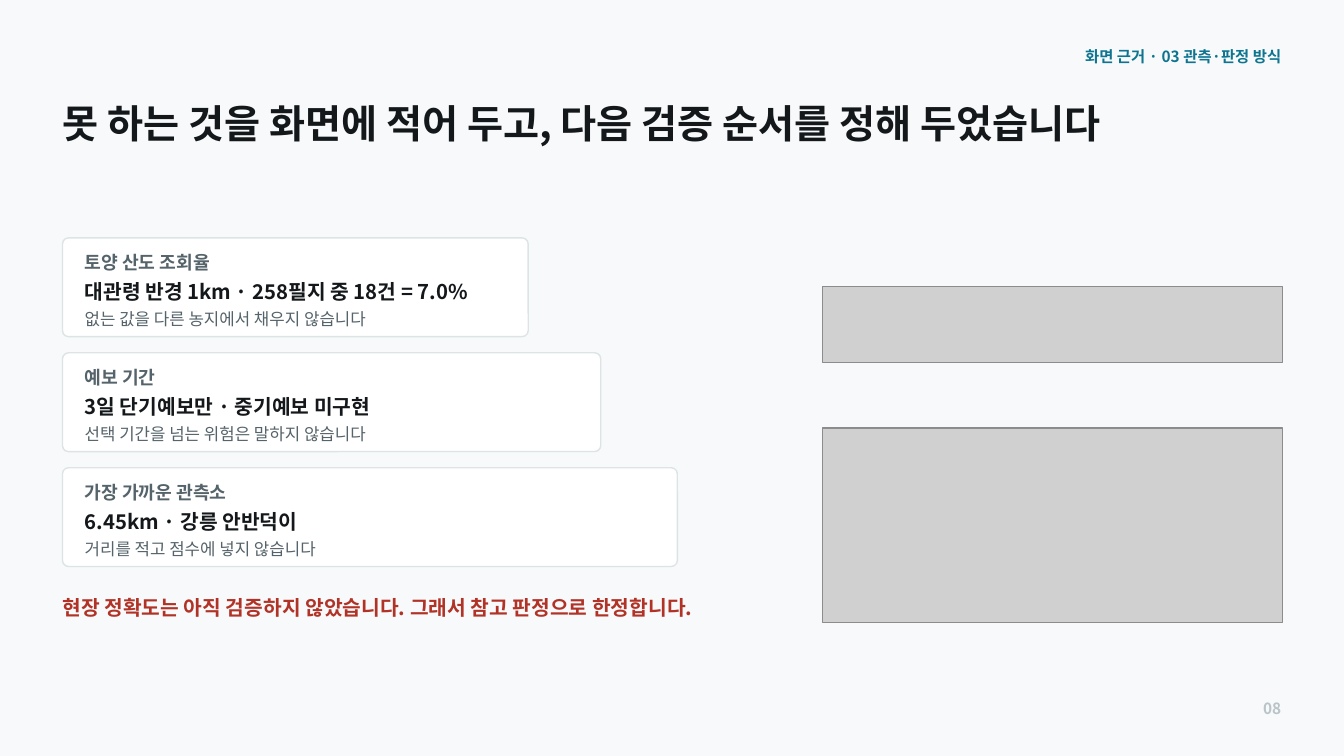
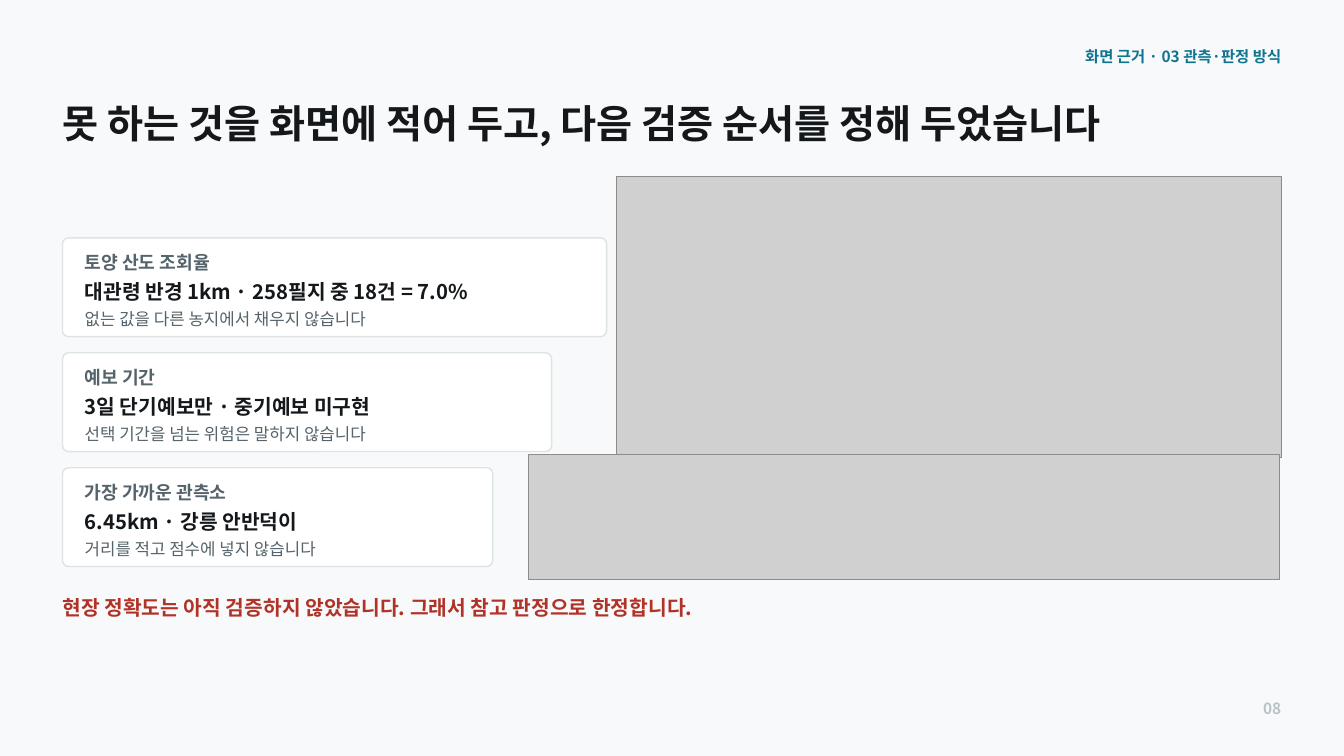
Before and after one commit to kzming2007/batboda, a slide deck: slide 8 of 발표/20260805_밭보다_본선발표_v7.pptx. Drawn at 1344x756 pixels with LibreOffice and Linux fonts; fonts in the diff are those of the drawing; grey boxes stand for pictures. Boxes give left, top, right and bottom in pixels: in the first picture for what was removed or moved away, otherwise in the second. Text is boxed around its words. In the diff, an @@ line names an element or a change of style, - is before the commit and + after.

```diff
--- a/발표/20260805_밭보다_본선발표_v7.pptx
+++ b/발표/20260805_밭보다_본선발표_v7.pptx
@@ picture: place and size @@
-picture at (823,429,1282,623)
+picture at (617,176,1281,458)
@@ rounded rectangle: place and size @@
-rounded rectangle at (63,238,528,337)
+rounded rectangle at (63,238,607,337)
@@ rounded rectangle: place and size @@
-rounded rectangle at (63,353,601,452)
+rounded rectangle at (63,353,552,452)
@@ rounded rectangle: place and size @@
-rounded rectangle at (63,468,678,567)
+rounded rectangle at (63,468,493,567)
@@ picture: place and size @@
-picture at (823,286,1282,363)
+picture at (528,455,1280,580)
```
Also in this commit, not shown: 2 other slides changed, 3 other files.
